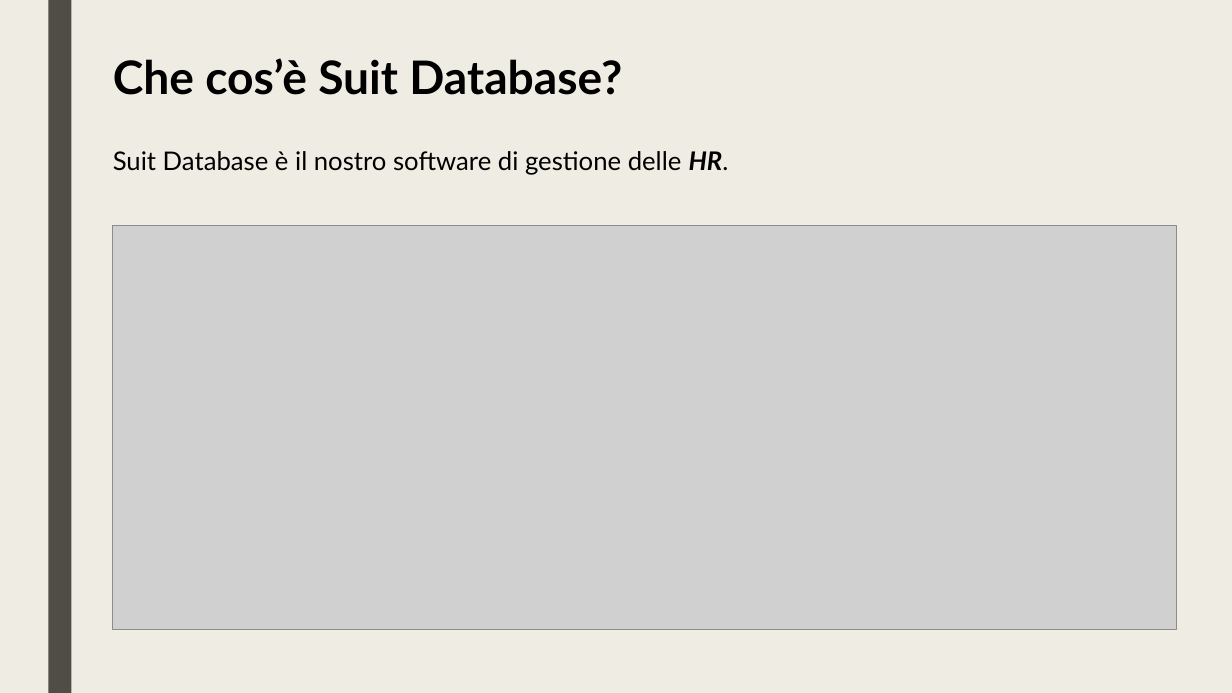
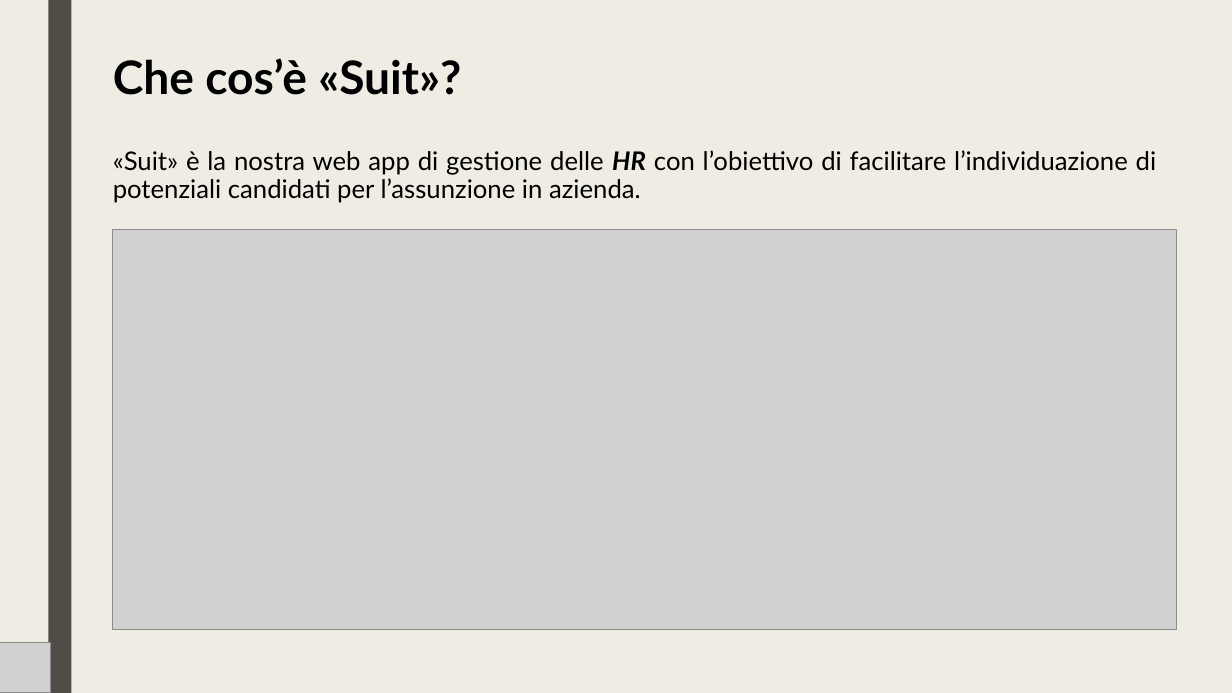
Before and after one commit to lt-scuolalavoro/suit, a slide deck: slide 2 of resources/Suit Database.pptx. Drawn at 1232x693 pixels with LibreOffice and Linux fonts; fonts in the diff are those of the drawing; grey boxes stand for pictures. Boxes give left, top, right and bottom in pixels: in the first picture for what was removed or moved away, otherwise in the second. Text is boxed around its words. In the diff, an @@ line names an element or a change of style, - is before the commit and + after.

```diff
--- a/resources/Suit Database.pptx
+++ b/resources/Suit Database.pptx
@@ title at bbox=[113, 58, 461, 95]: text changed @@
-Che cos’è Suit Database?
+Che cos’è «Suit»?
@@ text at bbox=[113, 150, 1157, 203]: text changed @@
-Suit Database è il nostro software di gestione delle HR.
+«Suit» è la nostra web app di gestione delle HR con l’obiettivo di facilitare l’individuazione di potenziali candidati per l’assunzione in azienda.
@@ picture: place and size @@
-picture at bbox=[113, 226, 1177, 629]
+picture at bbox=[113, 230, 1177, 630]
@@ picture added at bbox=[0, 642, 51, 693] @@
```
Also in this commit, not shown: 8 other slides changed, 2 slides added, 1 other file.
